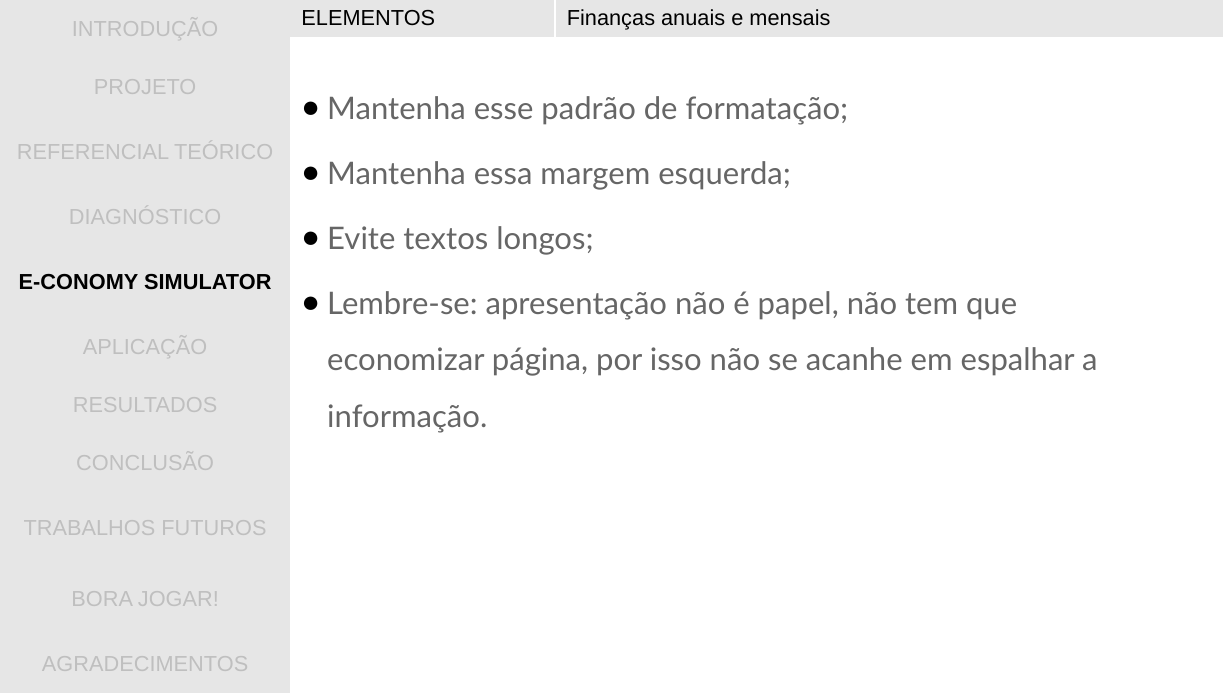
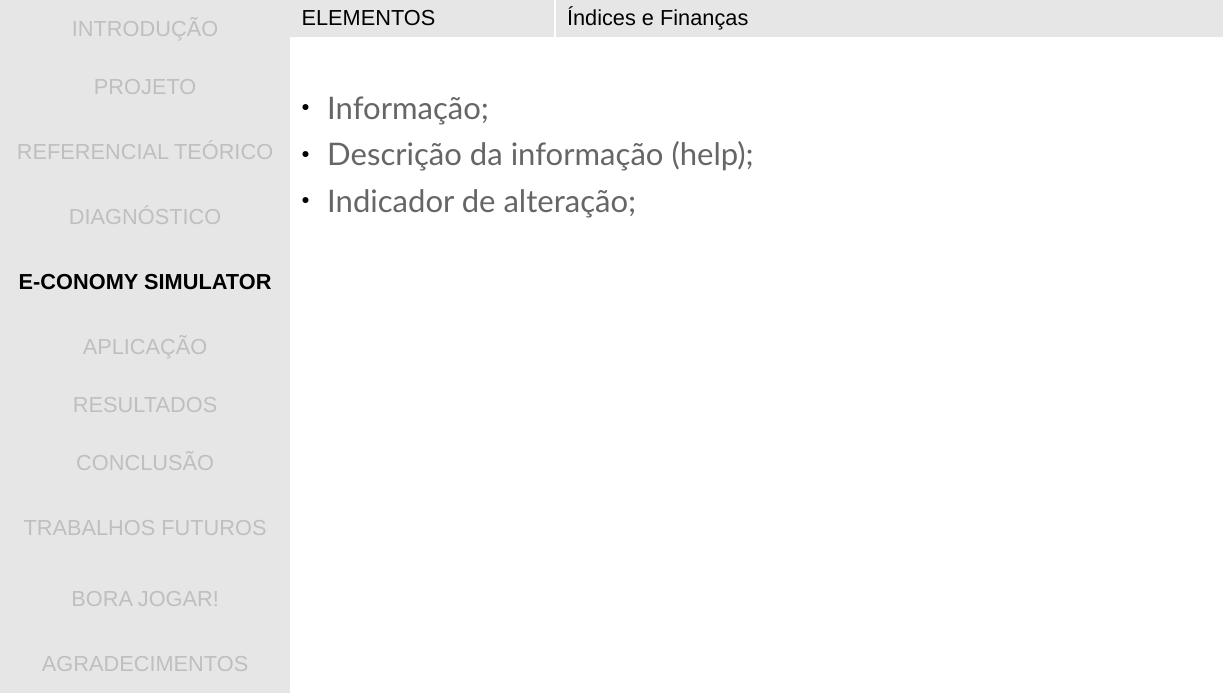
Before and after one commit to gwathsule/e-conomy-simulator, a slide deck: slide 25 of documentacao/apresentacao_tcc.ppt (slide 26 before the commit). Drawn at 1232x693 pixels with LibreOffice and Linux fonts; fonts in the diff are those of the drawing; background and template pictures are left out. Boxes give left, top, right and bottom in pixels: in the first picture for what was removed or moved away, otherwise in the second. Text is boxed around its words. In the diff, an @@ line names an element or a change of style, - is before the commit and + after.

```diff
--- a/documentacao/apresentacao_tcc.ppt
+++ b/documentacao/apresentacao_tcc.ppt
@@ table at box(556, 0, 1223, 37) @@
-row 1, column 1: Finanças anuais e mensais
+row 1, column 1: Índices e Finanças
@@ text at box(327, 96, 754, 218): text changed @@
-● Mantenha esse padrão de formatação;
-● Mantenha essa margem esquerda;
-● Evite textos longos;
-● Lembre-se: apresentação não é papel, não tem que economizar página, por isso não se acanhe em espalhar a informação.
+● Informação;
+● Descrição da informação (help);
+● Indicador de alteração;
```
Also in this commit, not shown: 10 other slides changed, 1 slide removed.
